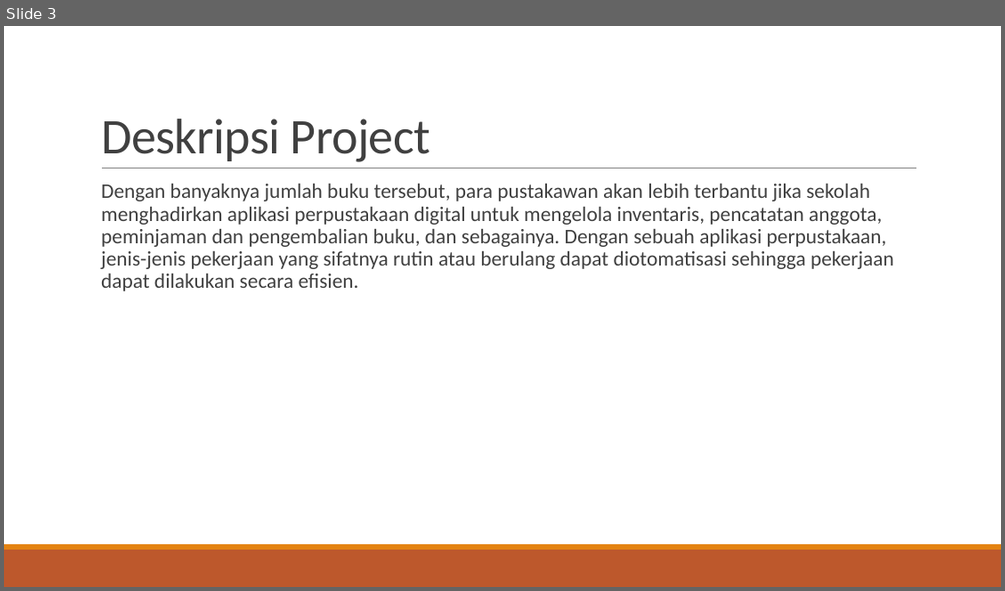
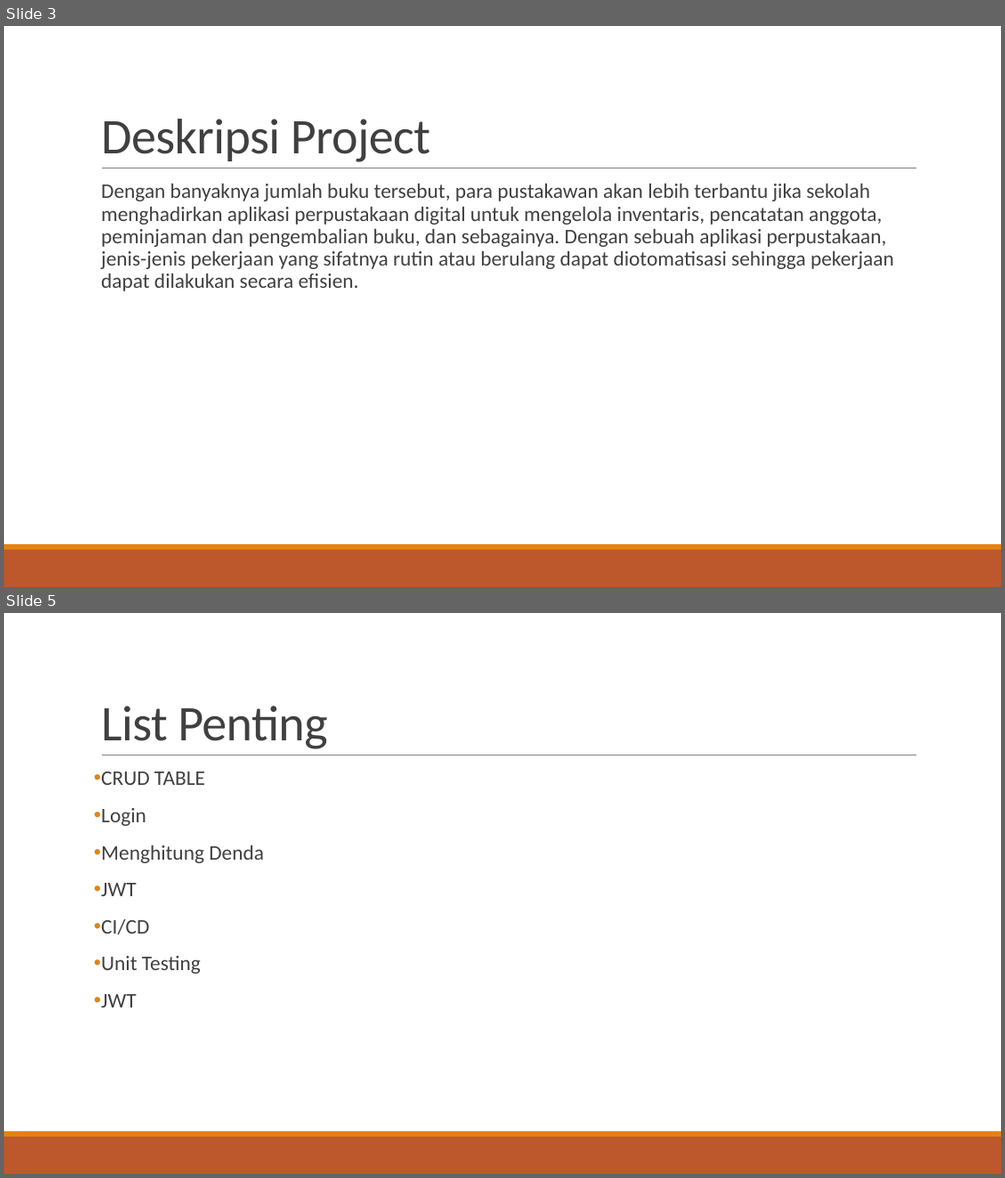
Before and after one commit to hafizs08/java_Hafizs-Fauzi-Ritonga, a slide deck: MINI project/Hafizs Fauzi Ritonga.pptx. Shown one above the other, each under a label of ours: slide 3 before the commit, slides 3 and 5 after it; the slides between them are not shown. The pictures are 1005x591 and 1005x1178 pixels, drawn with LibreOffice and Linux fonts; fonts in the diff are those of the drawing. Boxes give left, top, right and bottom in pixels: in the first picture for what was removed or moved away, otherwise in the second. Text is boxed around its words. In the diff, an @@ line names an element or a change of style, - is before the commit and + after.

```diff
--- a/MINI project/Hafizs Fauzi Ritonga.pptx
+++ b/MINI project/Hafizs Fauzi Ritonga.pptx
@@ slide 5 added at [4,613,1001,1174], background #FFFFFF; not listed: 3 template elements that a slide beside it also shows @@
@@ title added at [101,706,327,749], 48 pt, text #404040 @@
+List Penting
@@ text added at [101,771,264,1007], 20 pt, text #404040 @@
+• CRUD TABLE
+• Login
+• Menghitung Denda
+• JWT
+• CI/CD
+• Unit Testing
+• JWT
```
Also in this commit, not shown: 2 slides changed, 4 other slides added, 2 slides removed, 52 other files.
